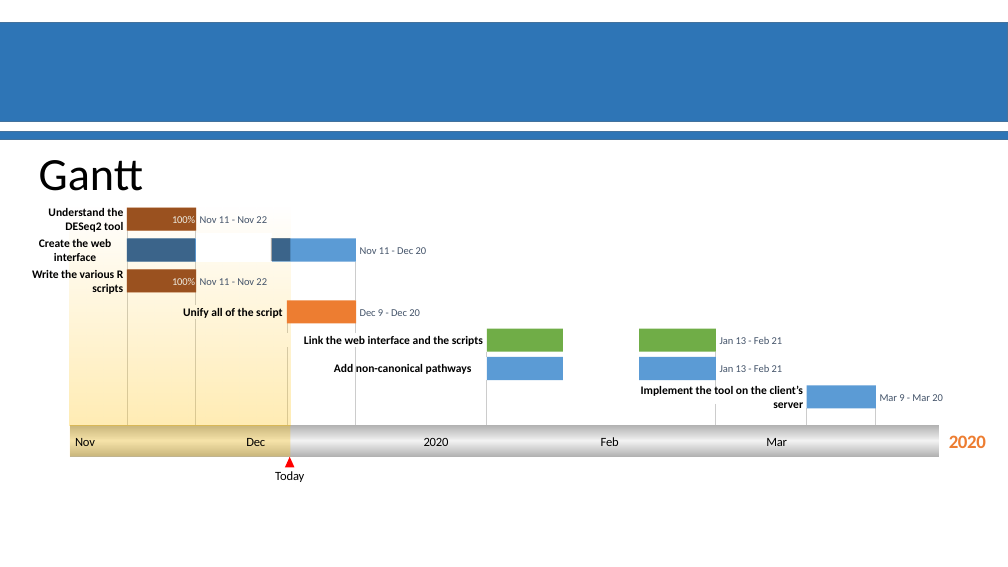
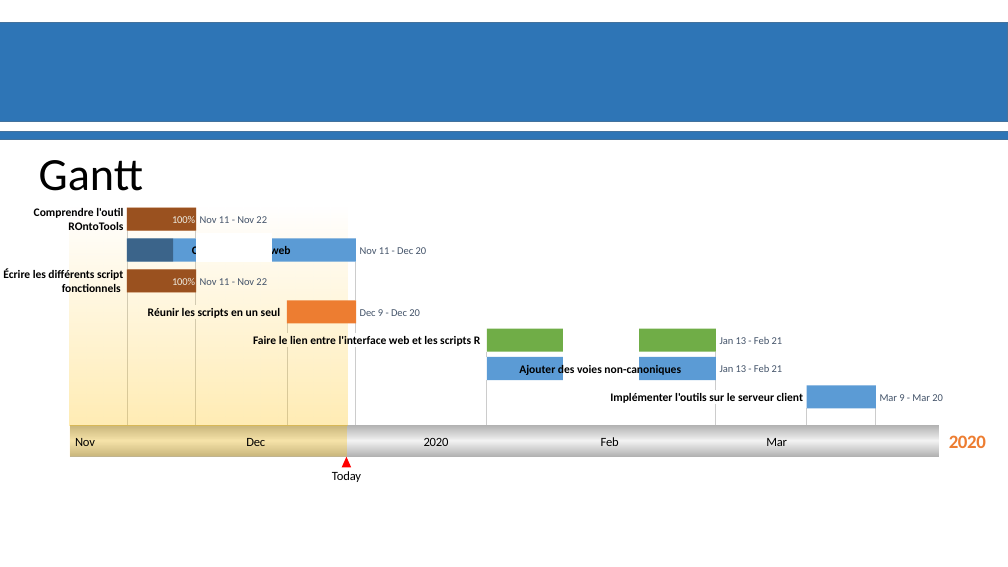
Before and after one commit to materrien/Projet-INSERM, a slide deck: slide 12 of Slides/Diapos_Suivit_projet.pptx. Drawn at 1008x567 pixels with LibreOffice and Linux fonts; fonts in the diff are those of the drawing; background and template pictures are left out. Boxes give left, top, right and bottom in pixels: in the first picture for what was removed or moved away, otherwise in the second. Text is boxed around its words. In the diff, an @@ line names an element or a change of style, - is before the commit and + after.

```diff
--- a/Slides/Diapos_Suivit_projet.pptx
+++ b/Slides/Diapos_Suivit_projet.pptx
@@ text at box(34, 208, 123, 230): text changed @@
-Understand the DESeq2 tool
+Comprendre l'outil ROntoTools
@@ rectangle: place and size @@
-rectangle at box(70, 205, 290, 425)
+rectangle at box(70, 205, 347, 425)
@@ rectangle: place and size @@
-rectangle at box(127, 238, 195, 262)
+rectangle at box(127, 238, 173, 262)
@@ rectangle removed at box(271, 238, 290, 262) @@
@@ text at box(3, 269, 123, 292): text changed @@
-Write the various R scripts
+Écrire les différents script fonctionnels
@@ text at box(192, 245, 410, 348): text changed @@
-Create the web interface
+Créer l'interface web
@@ text at box(148, 308, 280, 318): text changed @@
-Unify all of the script
+Réunir les scripts en un seul
@@ text at box(253, 336, 480, 348): text changed @@
-Link the web interface and the scripts
+Faire le lien entre l'interface web et les scripts R
@@ text at box(519, 363, 681, 376): text changed @@
-Add non-canonical pathways
+Ajouter des voies non-canoniques
@@ text at box(610, 393, 803, 403): text changed @@
-Implement the tool on the client’s server
+Implémenter l'outils sur le serveur client
@@ rectangle: place and size @@
-rectangle at box(70, 425, 290, 457)
+rectangle at box(70, 425, 347, 457)
@@ text "Today": place and size @@
-text "Today" at box(275, 471, 304, 482)
+text "Today" at box(332, 471, 361, 482)
@@ triangle: place and size @@
-triangle at box(285, 457, 294, 467)
+triangle at box(342, 457, 351, 467)
```
Also in this commit, not shown: 4 other slides changed.
